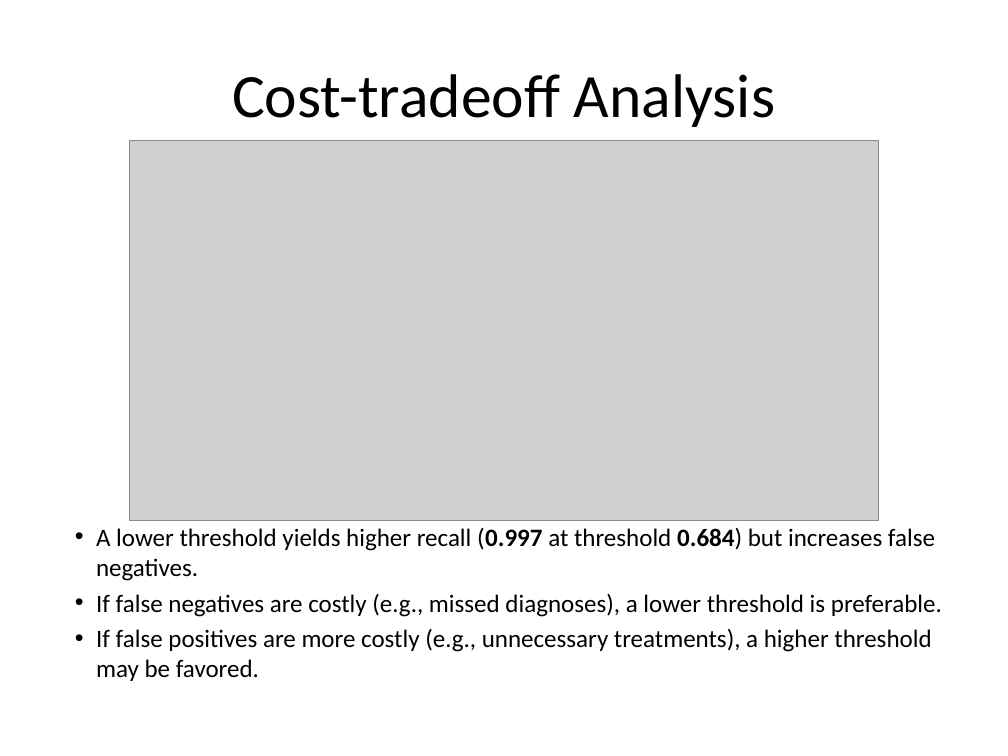
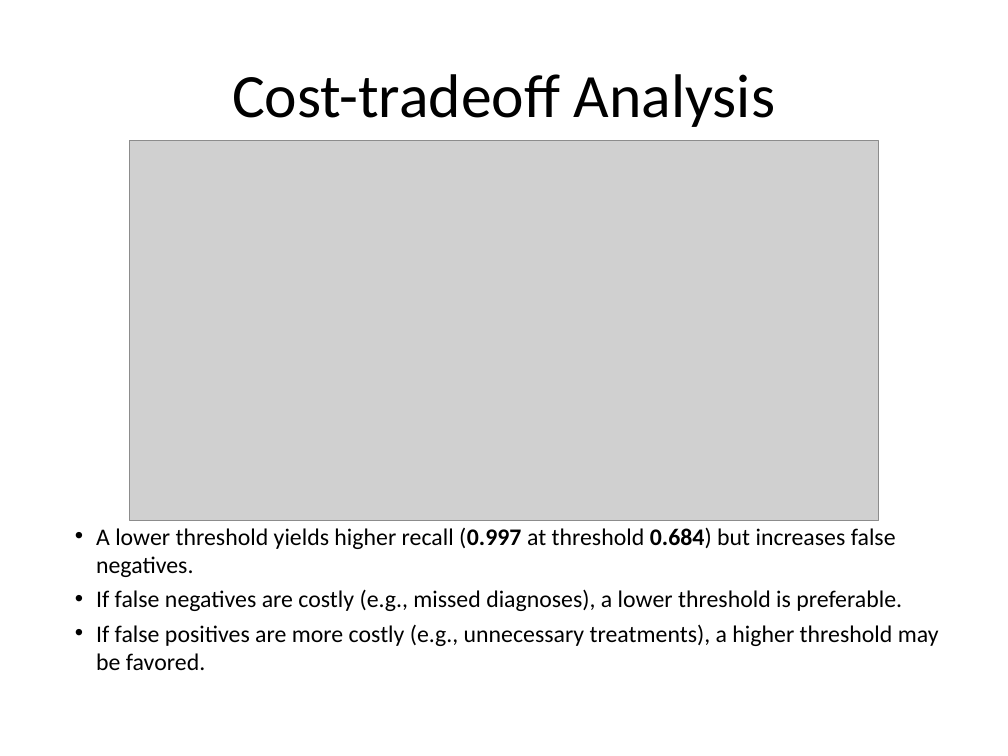
Before and after one commit to judesantos/Springboard_DS_ML, a slide deck: slide 10 of SpringBoard-DSC_Capstone_Project_2/Mental_Health_Capstone_Project_Report.pptx. Drawn at 1008x756 pixels with LibreOffice and Linux fonts; fonts in the diff are those of the drawing; grey boxes stand for pictures. Boxes give left, top, right and bottom in pixels: in the first picture for what was removed or moved away, otherwise in the second. Text is boxed around its words. In the diff, an @@ line names an element or a change of style, - is before the commit and + after.

```diff
--- a/SpringBoard-DSC_Capstone_Project_2/Mental_Health_Capstone_Project_Report.pptx
+++ b/SpringBoard-DSC_Capstone_Project_2/Mental_Health_Capstone_Project_Report.pptx
@@ text "A lower threshold yields higher ..." at (x1=96, y1=527, x2=939, y2=670): size 17.9 to 17 pt @@
```
Also in this commit, not shown: 2 other slides changed.
